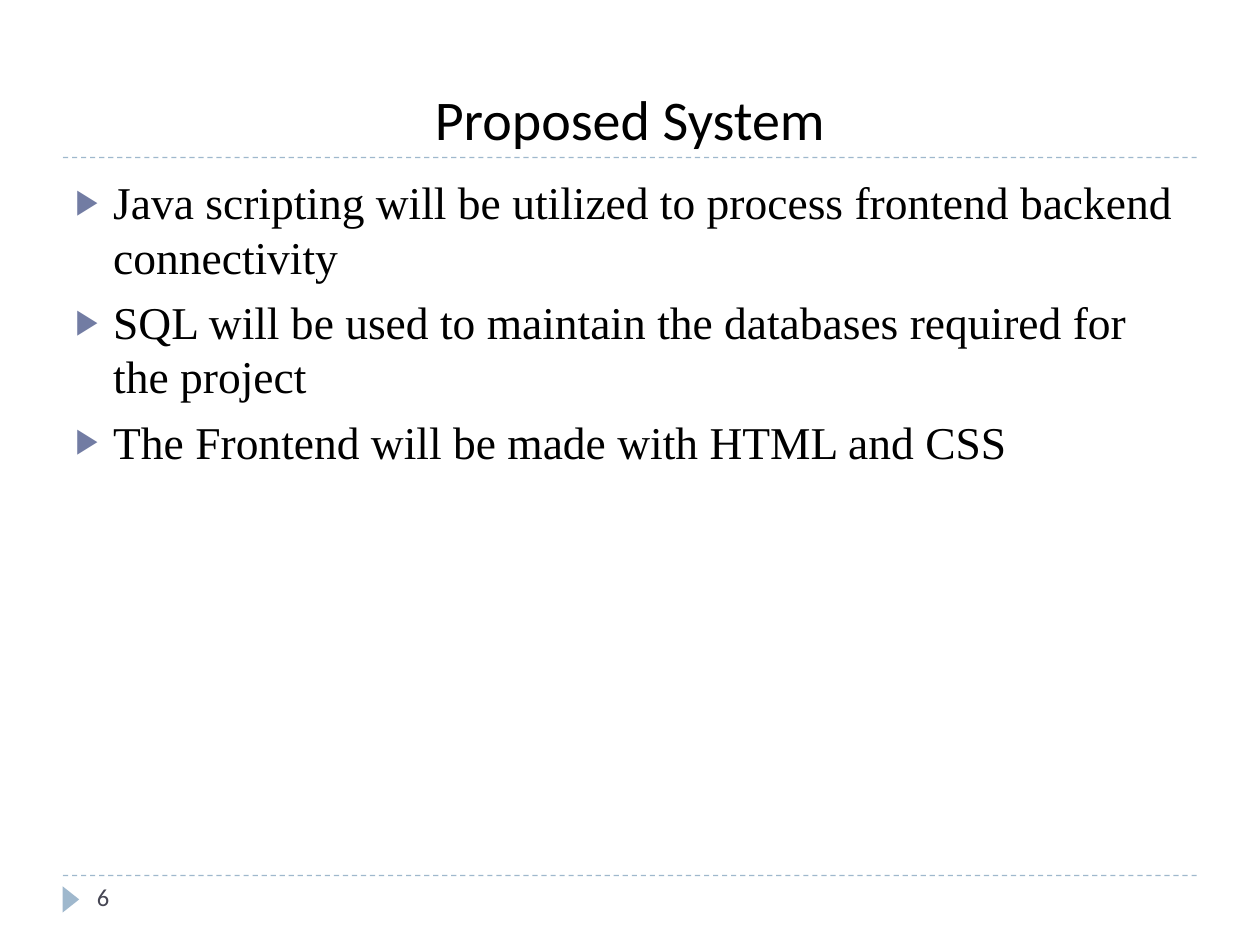
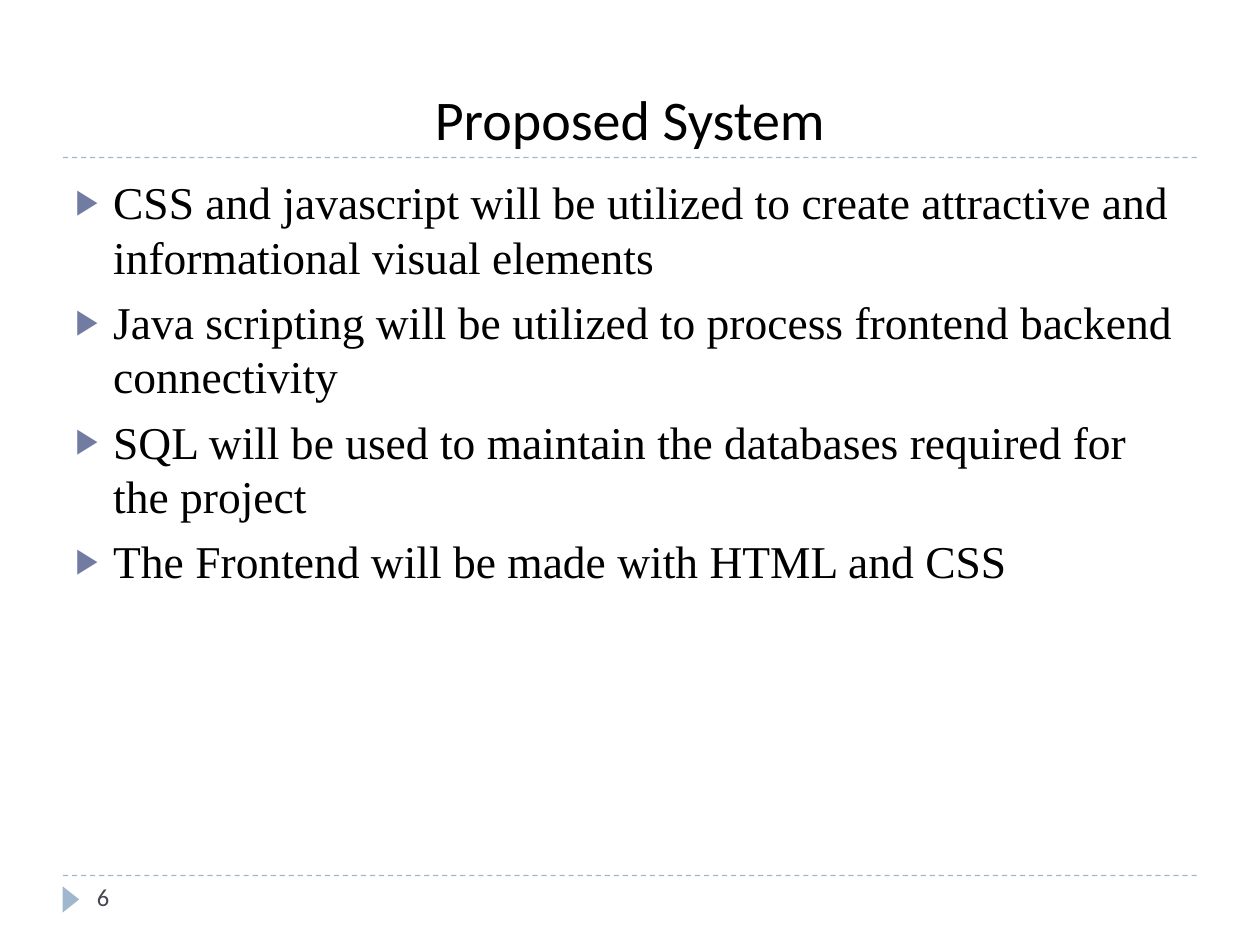
Before and after one commit to Easwer-ALU/ADP-project, a slide deck: slide 6 of ADP-PROJECT-PPT-TEMPLATE.pptx. Drawn at 1260x945 pixels with LibreOffice and Linux fonts; fonts in the diff are those of the drawing. Boxes give left, top, right and bottom in pixels: in the first picture for what was removed or moved away, otherwise in the second. Text is boxed around its words. In the diff, an @@ line names an element or a change of style, - is before the commit and + after.

Commit message:
updated PPT

```diff
--- a/ADP-PROJECT-PPT-TEMPLATE.pptx
+++ b/ADP-PROJECT-PPT-TEMPLATE.pptx
@@ text at (113,187,1168,275): paragraph added @@
+▶ CSS and javascript will be utilized to create attractive and informational visual elements
```
Also in this commit, not shown: 2 other files.
